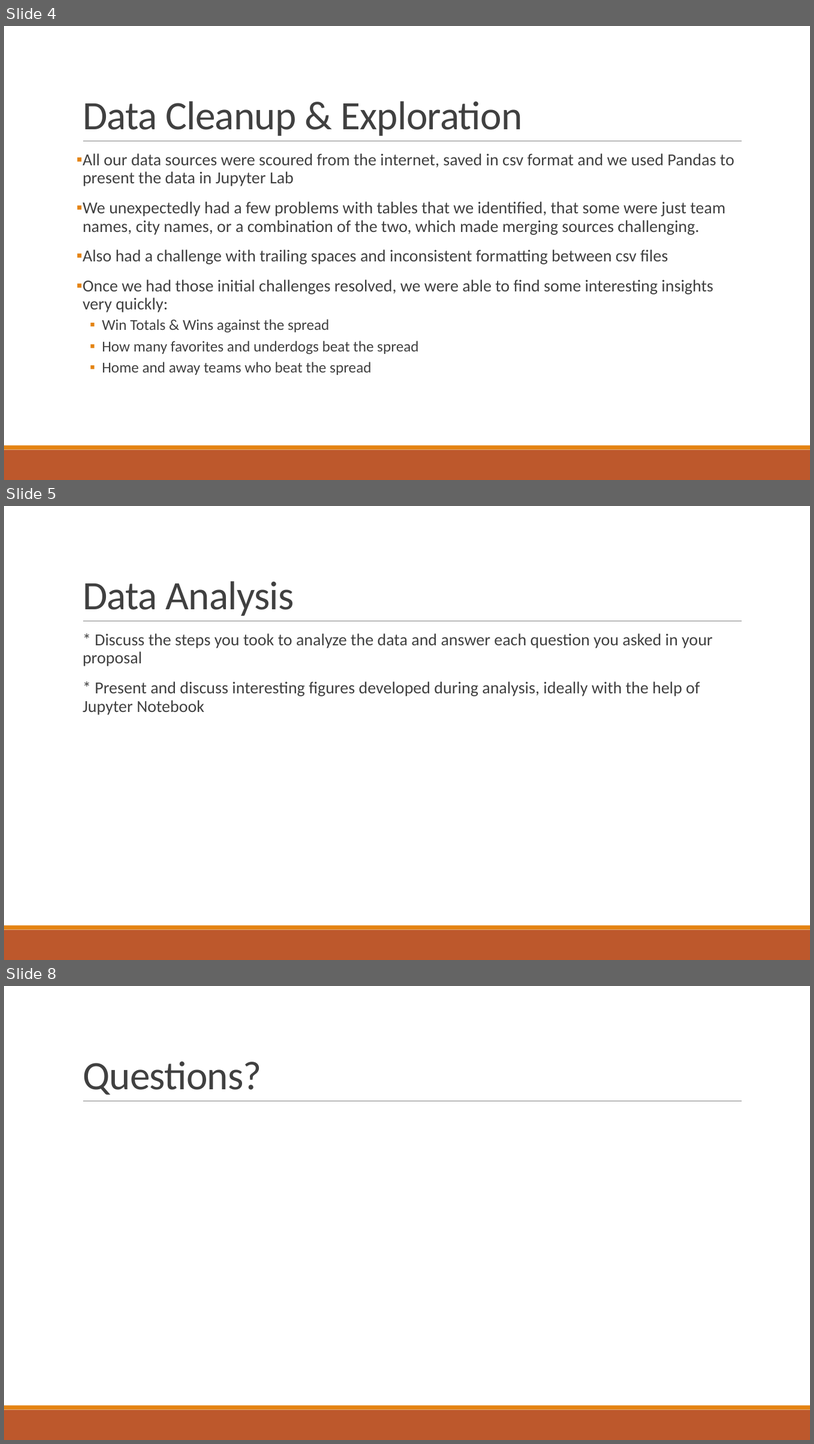
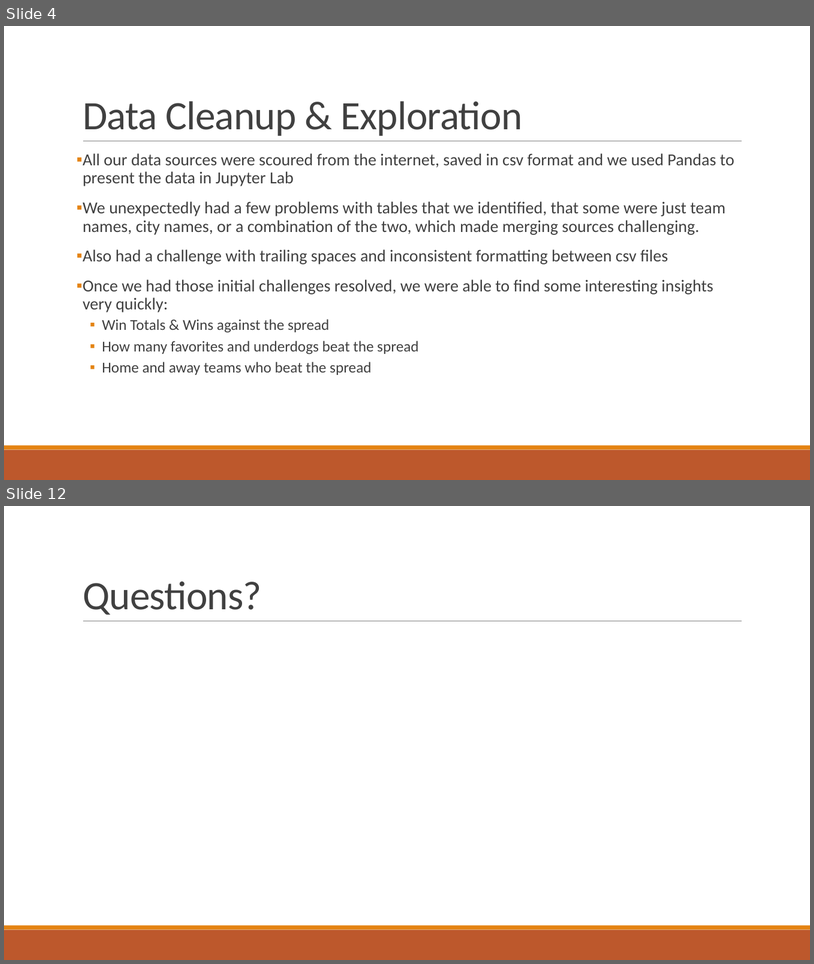
Before and after one commit to allamass95/nfl_spreads, a slide deck: NFL Spreads.pptx. Shown one above the other, each under a label of ours: slides 4, 5 and 8 before the commit, slides 4 and 12 after it; the slides between them are not shown. The pictures are 814x1444 and 814x964 pixels, drawn with LibreOffice and Linux fonts; fonts in the diff are those of the drawing. Boxes give left, top, right and bottom in pixels: in the first picture for what was removed or moved away, otherwise in the second. Text is boxed around its words. In the diff, an @@ line names an element or a change of style, - is before the commit and + after.

```diff
--- a/NFL Spreads.pptx
+++ b/NFL Spreads.pptx
@@ slide 5 removed at bbox=[4, 506, 810, 960], background #FFFFFF; not listed: 3 template elements that a slide beside it also shows @@
@@ title removed at bbox=[83, 581, 294, 616] @@
-Data Analysis
@@ text removed at bbox=[83, 633, 713, 715] @@
-  * Discuss the steps you took to analyze the data and answer each question you asked in your proposal
-  * Present and discuss interesting figures developed during analysis, ideally with the help of Jupyter Notebook
@@ what was slide 8 is now slide 12 @@
```
Also in this commit, not shown: 2 slides changed, 5 slides added, 8 other files.
